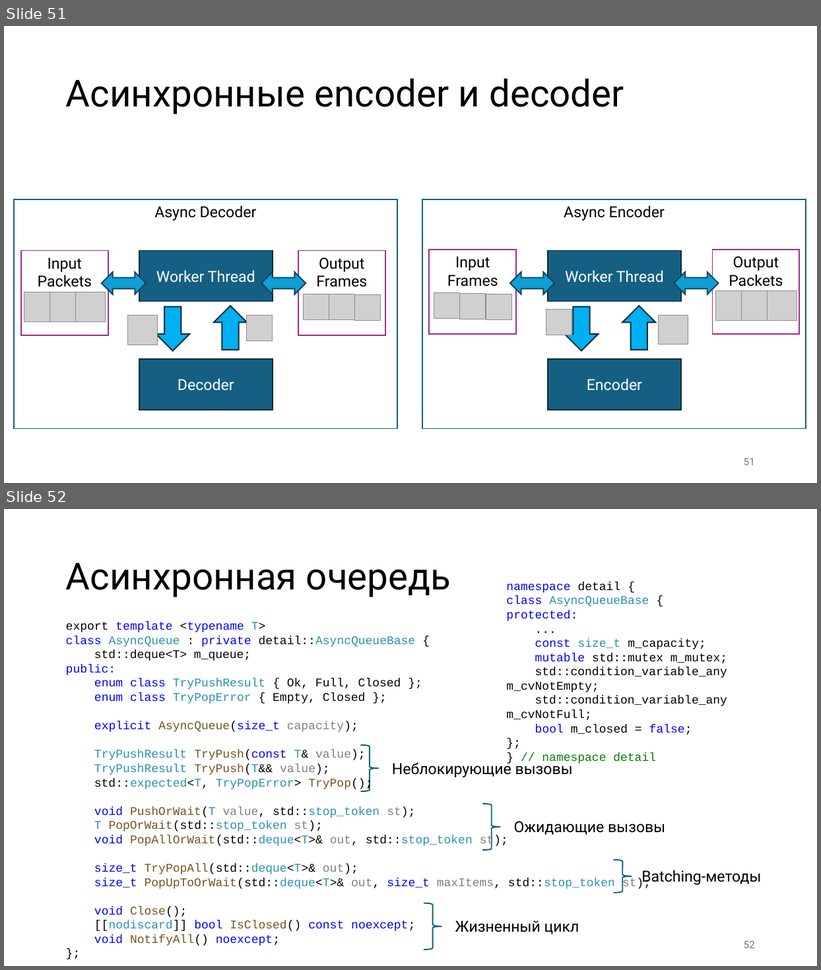
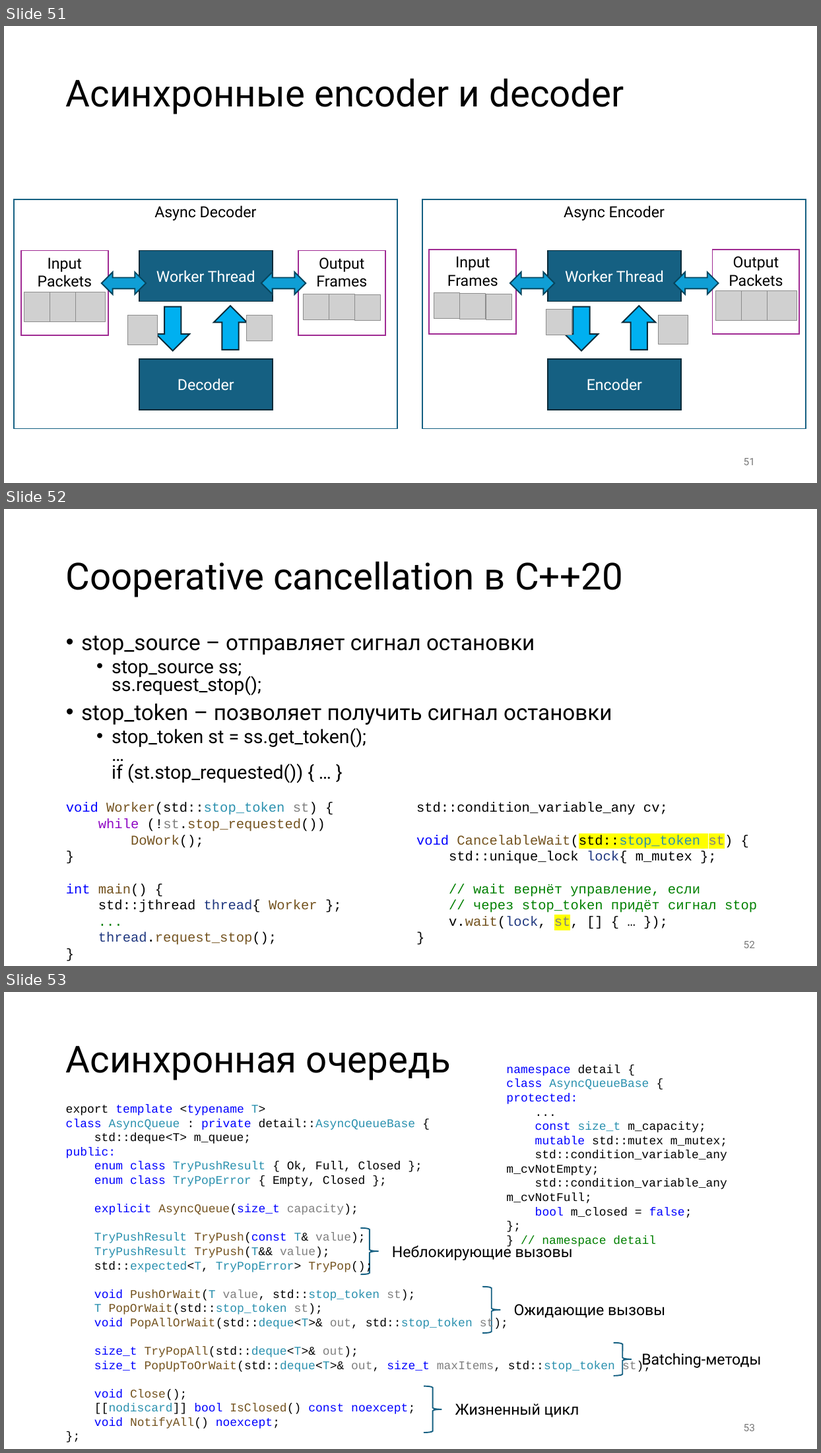
Before and after one commit to alexey-malov/ffmpeg-transcoder-demo, a slide deck: ffmpeg without pain.pptx. Shown one above the other, each under a label of ours: slides 51 and 52 before the commit, slides 51, 52 and 53 after it. The pictures are 821x970 and 821x1453 pixels, drawn with LibreOffice and Linux fonts; fonts in the diff are those of the drawing; grey boxes stand for pictures. Boxes give left, top, right and bottom in pixels: in the first picture for what was removed or moved away, otherwise in the second. Text is boxed around its words. In the diff, an @@ line names an element or a change of style, - is before the commit and + after.

```diff
--- a/ffmpeg without pain.pptx
+++ b/ffmpeg without pain.pptx
@@ slide 52 added at (4, 509, 817, 966), background #FFFFFF @@
@@ title added at (66, 561, 623, 597), 44 pt, text #000000 @@
+Cooperative cancellation в C++20
@@ text added at (81, 636, 612, 784), 22.2 pt, text #000000 @@
+• stop_source – отправляет сигнал остановки
+  • stop_source ss;
+    ss.request_stop();
+• stop_token – позволяет получить сигнал остановки
+  • stop_token st = ss.get_token();
+    …
+    if (st.stop_requested()) { … }
@@ text added at (66, 803, 325, 945), 16 pt, text #74531F @@
+void Worker(std::stop_token st) {
+while (!st.stop_requested())
+DoWork();
+}
+int main() {
+std::jthread thread{ Worker };
+...
+thread.request_stop();
+}
@@ text added at (416, 803, 757, 930), 16 pt, text #000000 @@
+std::condition_variable_any cv;
+void CancelableWait(std::stop_token st) {
+std::unique_lock lock{ m_mutex };
+// wait вернёт управление, если
+// через stop_token придёт сигнал stop
+v.wait(lock, st, [] { … });
+}
@@ page number added at (744, 941, 755, 949), 12 pt, text #797979 @@
+52
@@ what was slide 52 is now slide 53 @@
@@ page number at (744, 1424, 755, 1432): text changed @@
-52
+53
```
Also in this commit, not shown: 6 slides changed, 1 other slide added.
